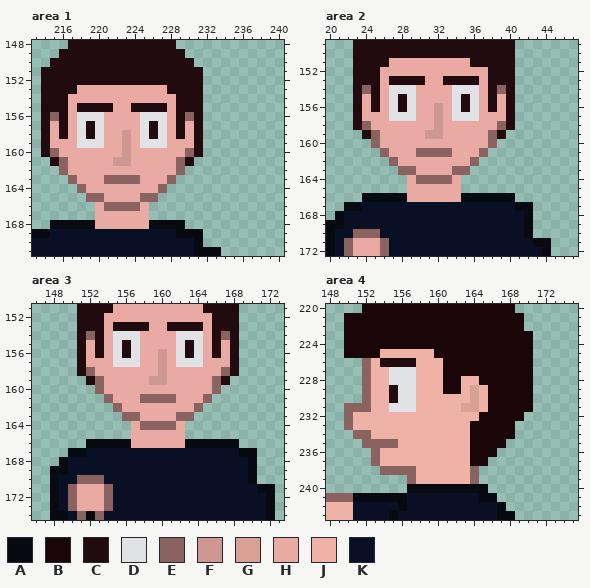
One commit to this pixel-art file: assets/aseprite/player_shadows.aseprite. Above, as it was before the edit.
256x288 pixels, 1 frame. Pixels under 10% opacity are left out. Colours within 5 levels of each other are drawn and written as one. Shown: area 1: x 213..240, y 148..171; area 2: x 20..47, y 149..172; area 3: x 146..173, y 151..174; area 4: x 148..175, y 220..243. The commit also changed other parts of the picture, which this record leaves out.
Visible layers, top first: "player_lantern", "VARJO/blur 17".
Palette (. is transparent): A #080a11  B #1a0509  C #220b0e  D #e1e2e5  E #8a625f  F #cf9792  G #d9a096  H #e9aaa4  J #efb2a6  K #091025
Pixels before, area 1, first column x 213:
148 ....CCCCCCCCCCCC.....
149 ...CCCCCCCCCCCCCC....
150 ..CCCCCCCCCCCCCCCC...
151 .CCCCCCCCCCCCCCCCCC..
152 .CCCCCCCCCCCCCCCCCC..
153 .CCCCHHHHHHHHHHCCCC..
154 .CCCHHHHHHHHHHHHCCC..
155 .CCCHCCCCHHCCCCHCCC..
156 .CECHDDDHHHHDDDHCEC..
157 .CHCHDCDHHHHDCDHCHC..
158 .CHCHDCDHHFHDCDHCHC..
159 .CHHHDDDHHFHDDDHHHC..
160 .CEHHHHHHHFHHHHHHEC..
161 ..CEHHHHHFFHHHHHEC...
162 ...EHHHHHHHHHHHHE....
163 ....EHHHEEEEHHHE.....
164 .....EHHHHHHHHE......
165 ......EEHHHHEE.......
166 .......HEEEEH........
167 .......HHHHHH........
168 ..AAAAAHHHHHHAAAA....
169 AAKKKKKKKKKKKKKKAAA..
170 KKKKKKKKKKKKKKKKKKA..
171 KKKKKKKKKKKKKKKKKKAAA
Pixels before, area 2, first column x 20:
149 ...CCCCCCCCCCCCCCCCCC....
150 ...CCCCCCCCCCCCCCCCCC....
151 ...CCCCHHHHHHHHHCCCCC....
152 ...CCCHHHHHHHHHHHHCCC....
153 ...CCCHCCCCHHCCCCHCCC....
154 ...CECHDDDHHHHDDDHCEC....
155 ...CHCHDCDHHHHDCDHCHC....
156 ...CHCHDCDHHFHDCDHCHC....
157 ...CHHHDDDHHFHDDDHHHC....
158 ...CEHHHHHHHFHHHHHHEC....
159 ....CEHHHHHFFHHHHHEC.....
160 .....EHHHHHHHHHHHHE......
161 ......EHHHEEEEHHHE.......
162 .......EHHHHHHHHE........
163 ........EEHHHHEE.........
164 .........HEEEEH..........
165 .........HHHHHH..........
166 ....AAAAAHHHHHHAAAAAA....
167 ..AAKKKKKKKKKKKKKKKKKAA..
168 .AKKKKKKKKKKKKKKKKKKKKA..
169 AAKKKKKKKKKKKKKKKKKKKKA..
170 AKKEEEKKKKKKKKKKKKKKKKA..
171 AKEHHHEKKKKKKKKKKKKKKKKAA
172 AKEHHHEKKKKKKKKKKKKKKKKKA
Pixels before, area 3, first column x 148:
151 ...CCCCHHHHHHHHHHCCCC....
152 ...CCCHHHHHHHHHHHHCCC....
153 ...CCCHCCCCHHCCCCHCCC....
154 ...CECHDDDHHHHDDDHCEC....
155 ...CHCHDCDHHHHDCDHCHC....
156 ...CHCHDCDHHFHDCDHCHC....
157 ...CHHHDDDHHFHDDDHHHC....
158 ...CEHHHHHHHFHHHHHHEC....
159 ....CEHHHHHFFHHHHHEC.....
160 .....EHHHHHHHHHHHHE......
161 ......EHHHEEEEHHHE.......
162 .......EHHHHHHHHE........
163 ........EEHHHHEE.........
164 .........HEEEEH..........
165 .........HHHHHH..........
166 ....AAAAAHHHHHHAAAAAA....
167 ..AAKKKKKKKKKKKKKKKKKAA..
168 .AKKKKKKKKKKKKKKKKKKKKA..
169 AAKKKKKKKKKKKKKKKKKKKKA..
170 AKKEEEKKKKKKKKKKKKKKKKA..
171 AKEHHHEKKKKKKKKKKKKKKKKAA
172 AKEHHHEKKKKKKKKKKKKKKKKKA
173 AKEHHHEKKKKKKKKKKKKKKKKKA
174 AAKEAEKKKKKKKKKKKKKKKKKKA
Pixels before, area 4, first column x 148:
220 ....BBBBBBBBBBBBBBBBB..
221 ..BBBBBBBBBBBBBBBBBBBB.
222 ..BBBBBBBBBBBBBBBBBBBB.
223 ..BBBBBBBBBBBBBBBBBBBBB
224 ..BBBBBBBBBBBBBBBBBBBBB
225 ..BBBBJJJJJJBBBBBBBBBBB
226 ....EJCCCCJJJBBBBBBBBBB
227 ....EJJDDDJJJBBBBBBBBBB
228 ....EJJDDDJJJBBJJBBBBBB
229 ....EJJCDDJJJBBJGJBBBBB
230 ....EJJCDDJJJJJJGJBBBBB
231 ..EEEJJDDDJJJJJGGJBBBBB
232 ..EJJJJJJJJJJJJJJBBBBB.
233 ..EJJJJJJJJJJJJJBBBBB..
234 ...EEJJJJJJJJJJJBBBBB..
235 ....EEEEJJJJJJJJBBBB...
236 .....EJJJJJJJJJJBBB....
237 .....EJJJJJJJJJJBB.....
238 ......EEEEJJJJJJE......
239 .........EJJJJJJE......
240 .........AAAAAAAAA.....
241 EEEAAAAAAKKKKKKKKAA....
242 JJJKKKKKAKKKKKKKKKKA...
243 JJJKKKKAKKKKKKKKKKKAA..
And afterwards:
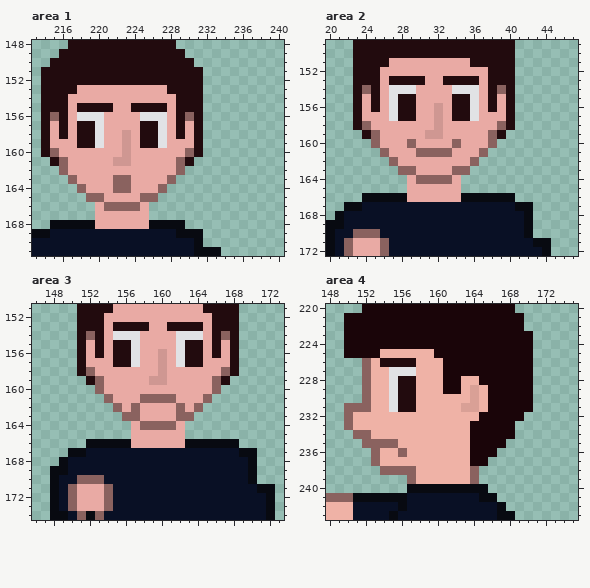
Difference:
{"change": "layer \"onShrooms\" added"}
{"where": "area 1, layer \"onShrooms\""}
{"y":157,"x":218,"old":"D","new":"C"}
{"y":157,"x":225,"old":"D","new":"C"}
{"y":158,"x":218,"old":"D","new":"C"}
{"y":158,"x":225,"old":"D","new":"C"}
{"y":159,"x":218,"old":"DD","new":"CC"}
{"y":159,"x":225,"old":"DD","new":"CC"}
{"y":163,"x":221,"old":"E","new":"H"}
{"y":163,"x":224,"old":"E","new":"H"}
{"y":164,"x":222,"old":"HH","new":"EE"}
{"where": "area 2, layer \"onShrooms\""}
{"y":155,"x":29,"old":"D","new":"C"}
{"y":155,"x":34,"old":"D","new":"C"}
{"y":156,"x":29,"old":"D","new":"C"}
{"y":156,"x":34,"old":"D","new":"C"}
{"y":157,"x":28,"old":"DD","new":"CC"}
{"y":157,"x":34,"old":"DD","new":"CC"}
{"y":160,"x":29,"old":"H","new":"E"}
{"y":160,"x":34,"old":"H","new":"E"}
{"where": "area 3, layer \"onShrooms\""}
{"y":155,"x":155,"old":"D","new":"C"}
{"y":155,"x":164,"old":"D","new":"C"}
{"y":156,"x":155,"old":"D","new":"C"}
{"y":156,"x":164,"old":"D","new":"C"}
{"y":157,"x":155,"old":"DD","new":"CC"}
{"y":157,"x":163,"old":"DD","new":"CC"}
{"y":162,"x":157,"old":"H","new":"E"}
{"y":162,"x":162,"old":"H","new":"E"}
{"where": "area 4, layer \"onShrooms\""}
{"y":228,"x":156,"old":"DD","new":"CC"}
{"y":229,"x":155,"old":"CDD","new":"DCC"}
{"y":230,"x":155,"old":"CDD","new":"DCC"}
{"y":231,"x":156,"old":"DD","new":"CC"}
{"y":236,"x":156,"old":"J","new":"E"}
{"label":"changed","picture_box":[77,121,95,148]}
{"label":"changed","picture_box":[140,121,158,148]}
{"label":"changed","picture_box":[104,175,140,193]}
{"label":"changed","picture_box":[398,94,470,148]}
{"label":"changed","picture_box":[113,340,140,412]}
{"label":"changed","picture_box":[176,340,203,412]}
{"label":"changed","picture_box":[389,376,416,412]}
{"label":"changed","picture_box":[398,448,407,457]}
